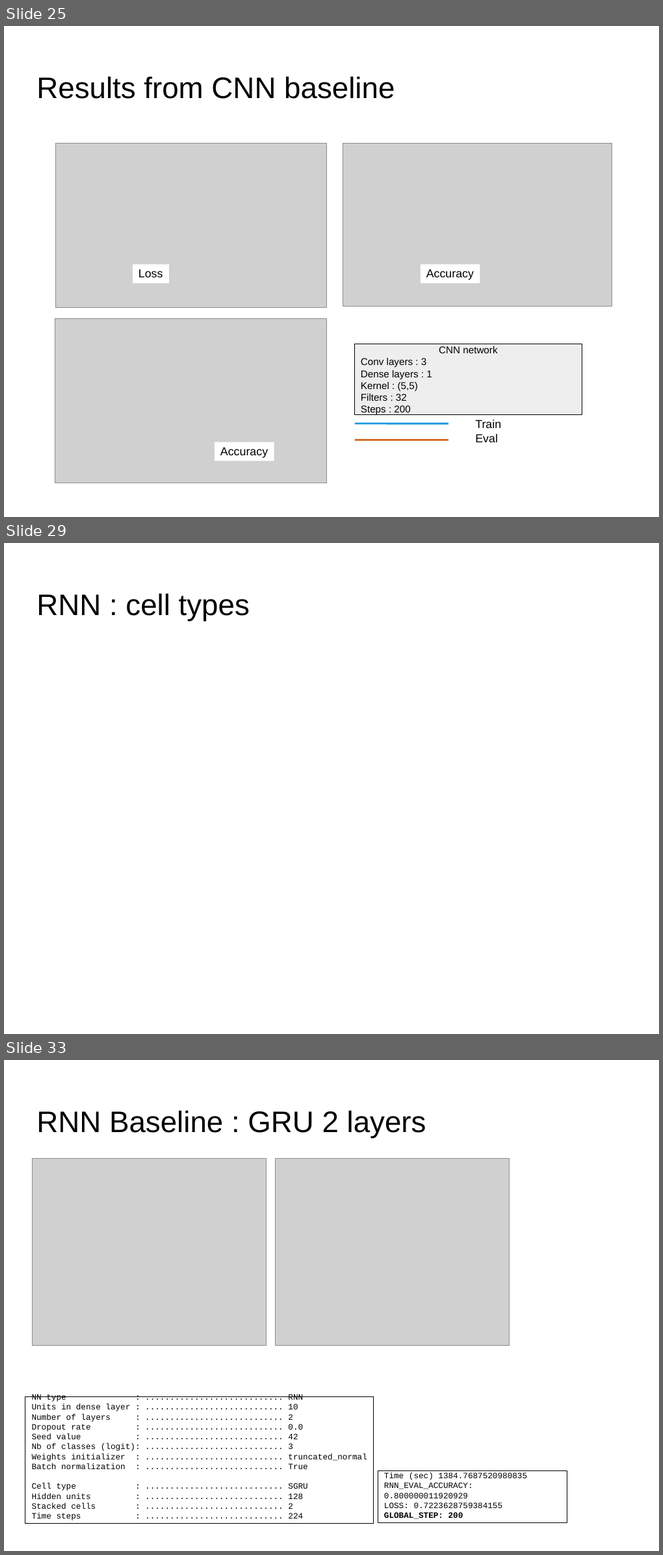
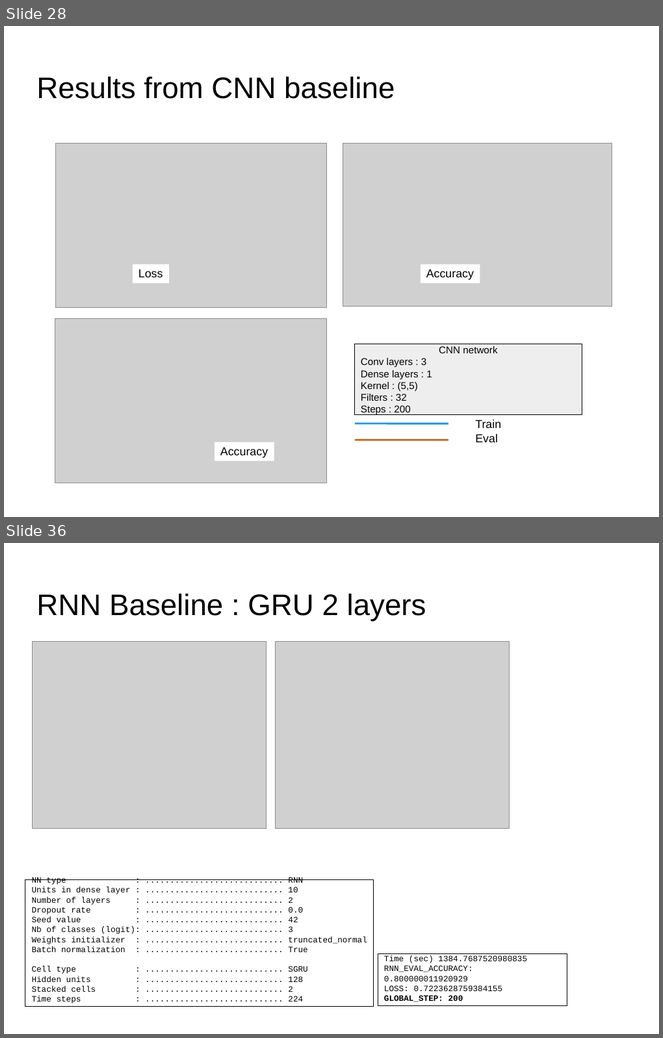
Before and after one commit to dataforcast/OC_Datascientist, a slide deck: P8/report/Openclassrooms_ParcoursDatascientist_P8-V1.odp. Shown one above the other, each under a label of ours: slides 25, 29 and 33 before the commit, slides 28 and 36 after it; the slides between them are not shown. The pictures are 663x1555 and 663x1038 pixels, drawn with LibreOffice and Linux fonts; fonts in the diff are those of the drawing; grey boxes stand for pictures; background and template pictures are left out. Boxes give left, top, right and bottom in pixels: in the first picture for what was removed or moved away, otherwise in the second. Text is boxed around its words. In the diff, an @@ line names an element or a change of style, - is before the commit and + after.

```diff
--- a/P8/report/Openclassrooms_ParcoursDatascientist_P8-V1.odp
+++ b/P8/report/Openclassrooms_ParcoursDatascientist_P8-V1.odp
@@ slide 29 removed at bbox=[4, 543, 659, 1034], background picture (left out) @@
@@ title removed at bbox=[36, 594, 250, 622] @@
-RNN : cell types
@@ what was slide 25 is now slide 28 @@
@@ what was slide 33 is now slide 36 @@
```
Also in this commit, not shown: 12 slides changed, 7 slides added, 3 other slides removed, 7 other files.
